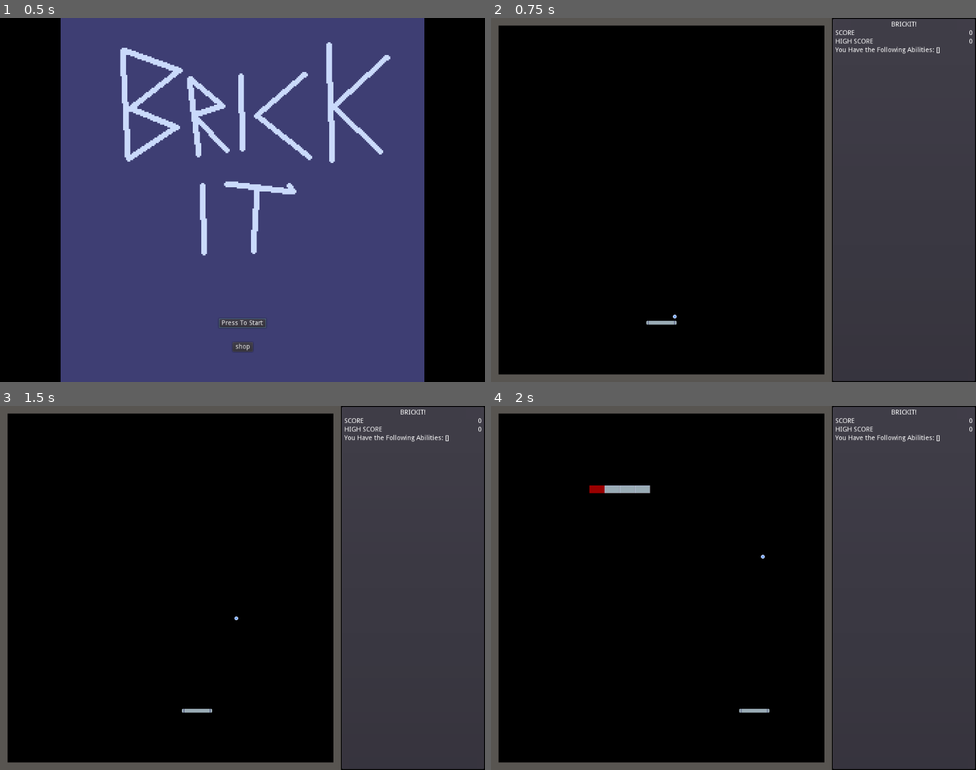
Above: before the commit, frames 1-4 (two rows, left to right).
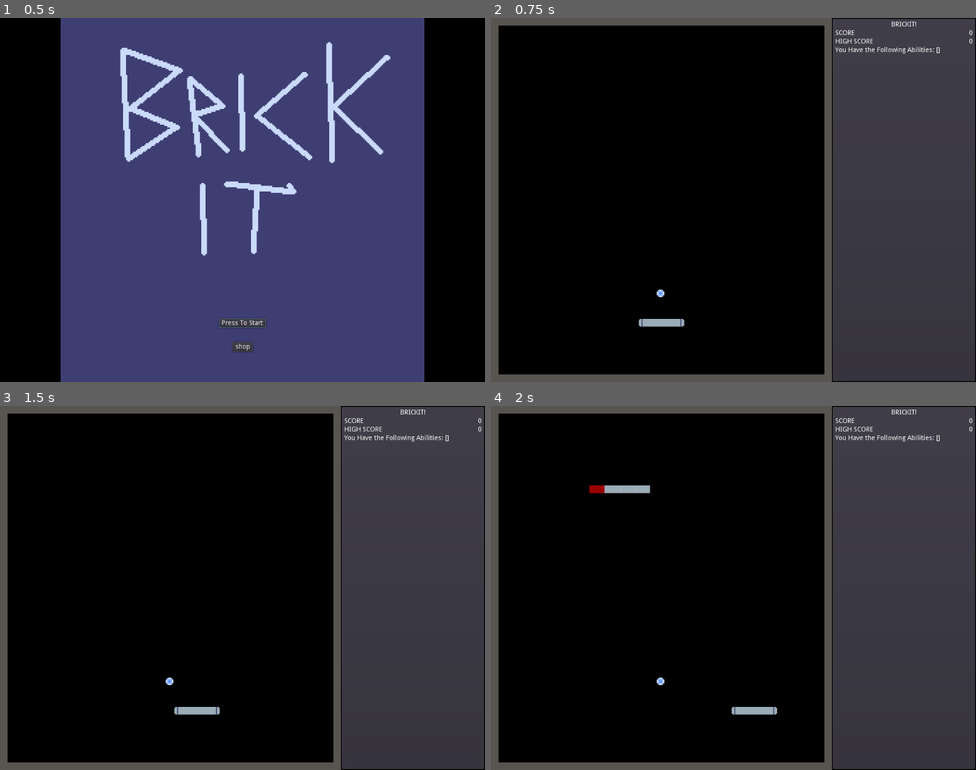
Above: after the commit, the same moments.

Repository: YeOldeDM/brickit
Game: Godot game, scene res://Title/Title.tscn
Two runs of this game, one before a commit and one after it. Both use one fixed random seed, a clock stepped at 60 frames per second and the inputs below.
Inputs:
- Up to frame 1 (0.5 s): no input
- Up to frame 2 (0.75 s): click "Press To Start" at 0.5 s
- Up to frame 3 (1.5 s): tap Enter at 1.25 s; hold Right (ui_right) from 1.28 s (still down); tap Space (launch_ball) at 1.35 s
- Up to frame 4 (2 s): keep holding Right (ui_right)

Frame 1 is identical in both runs. In frame 2, 0.2% of the frame differs, in the area x 30-40%, y 74-85%; in frame 3, 0.2%; in frame 4, 0.2%.
Error after the commit: Parse Error: Expected '(' after assert (res://Ball/Ball.gd:45)

Commit message:
enlarge paddle/ball. Tweak paddle deflection

Diff:
--- a/PROJECT/Ball/Ball.gd
+++ b/PROJECT/Ball/Ball.gd
@@ -2,21 +2,21 @@
 
 # Minimum absolute speed limits
 # Keep the balls moving well
-const XLIMIT = 260
+const XLIMIT = 500
 const YLIMIT = 260
-# How much ball is deflected left/right when hitting the edge of the paddle
-const PADDLE_DEFLECT = 120
+
+
 
 var damage = 5
 
 var deflects = [
+	-250,
 	-150,
-	-75,
-	-32,
+	-50,
 	0,
-	32,
-	75,
+	50,
 	150,
+	250,
 ]
 
 
@@ -24,6 +24,11 @@
 
 signal get_paddle_pos()
 signal brick_broke()
+
+
+func _ready():
+	GLOBAL.BALL = self # Subscribe to global BALL ref
+
 
 func _physics_process(delta):
 	var motion = move_and_collide(velocity * delta)
@@ -37,11 +42,11 @@
 			velocity = velocity.bounce( motion.normal )
 			if col.is_in_group("paddle"): # Deflect when hitting the paddle.
 				var x_diff =  position.x - col.position.x # Should be -32|32
-				var a = 64/6	#length of a section
+				assert col.has_method("get_width")
+				var a = col.get_width() / 6		#length of a section
 				var deflection_section = round(x_diff/a) #will be -3|3
 				var def_x = deflects[3+deflection_section] #Convert to 0|6
-#				print(def_x)
-				velocity.x = def_x
+				velocity.x += def_x
 
 			# if we hit a brick
 			if col.is_in_group("brick"):
--- a/PROJECT/Ball/Ball.tscn
+++ b/PROJECT/Ball/Ball.tscn
@@ -6,7 +6,7 @@
 [sub_resource type="CircleShape2D" id=1]
 
 custom_solver_bias = 0.0
-radius = 4.12311
+radius = 8.0
 
 [sub_resource type="ParticlesMaterial" id=2]
 
@@ -47,7 +47,7 @@
 anim_loop = false
 _sections_unfolded = [ "Angular Velocity", "Emission Shape", "Gravity", "Initial Velocity", "Scale", "Spread" ]
 
-[node name="Ball" type="KinematicBody2D" index="0" groups=[
+[node name="Ball" type="KinematicBody2D" groups=[
 "balls",
 ]]
 
@@ -61,7 +61,9 @@
 
 [node name="Sprite" type="Sprite" parent="." index="0"]
 
+scale = Vector2( 2, 2 )
 texture = ExtResource( 2 )
+_sections_unfolded = [ "Transform" ]
 
 [node name="CollisionShape2D" type="CollisionShape2D" parent="." index="1"]
 
--- a/PROJECT/Global/GLOBAL.gd
+++ b/PROJECT/Global/GLOBAL.gd
@@ -13,6 +13,10 @@
 var current_level = 1
 var upgrades = []
 
+
+# GLOBAL REFERENCES. Subscribed to by their objects
+var PADDLE
+var BALL
 
 func next_level():
 	current_level += 1
--- a/PROJECT/Paddle/Paddle.gd
+++ b/PROJECT/Paddle/Paddle.gd
@@ -6,7 +6,15 @@
 
 signal send_paddle_pos()
 
+onready var poly = $Poly
+
+func get_width():
+	var v = poly.polygon
+	return abs(v[0].x) + abs(v[1].x)
+
+
 func _ready():
+	GLOBAL.PADDLE = self # Subscribe to global PADDLE ref
 	_y = position.y
 
 func _physics_process(delta):
--- a/PROJECT/Paddle/Paddle.tscn
+++ b/PROJECT/Paddle/Paddle.tscn
@@ -3,7 +3,7 @@
 [ext_resource path="res://Paddle/Paddle.gd" type="Script" id=1]
 [ext_resource path="res://Assets/Gfx/paddle.png" type="Texture" id=2]
 
-[node name="Paddle" type="KinematicBody2D"]
+[node name="Paddle" type="KinematicBody2D" index="0"]
 
 input_pickable = false
 collision_layer = 1
@@ -14,11 +14,12 @@
 
 [node name="Sprite" type="Sprite" parent="." index="0"]
 
-scale = Vector2( 1.33333, 1 )
+scale = Vector2( 2, 2 )
 texture = ExtResource( 2 )
 _sections_unfolded = [ "Transform" ]
 
-[node name="CollisionPolygon2D" type="CollisionPolygon2D" parent="." index="1"]
+[node name="Poly" type="CollisionPolygon2D" parent="." index="1"]
 
+position = Vector2( 0, -4 )
 build_mode = 0
-polygon = PoolVector2Array( -32, -4, 32, -4, 32, 4, -32, 4 )
+polygon = PoolVector2Array( -48, -4, 48, -4, 24, 12, -24, 12 )
--- a/PROJECT/project.godot
+++ b/PROJECT/project.godot
@@ -12,6 +12,8 @@
 
 config/name="BrickIt!"
 run/main_scene="res://Title/Title.tscn"
+run/disable_stderr=true
+run/low_processor_mode=true
 config/icon="res://icon.png"
 
 [autoload]
